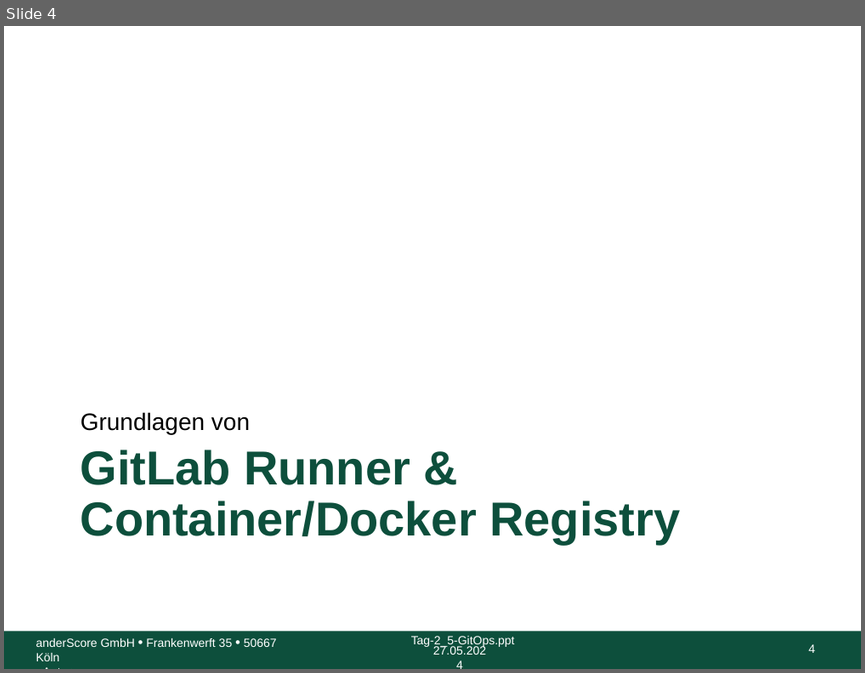
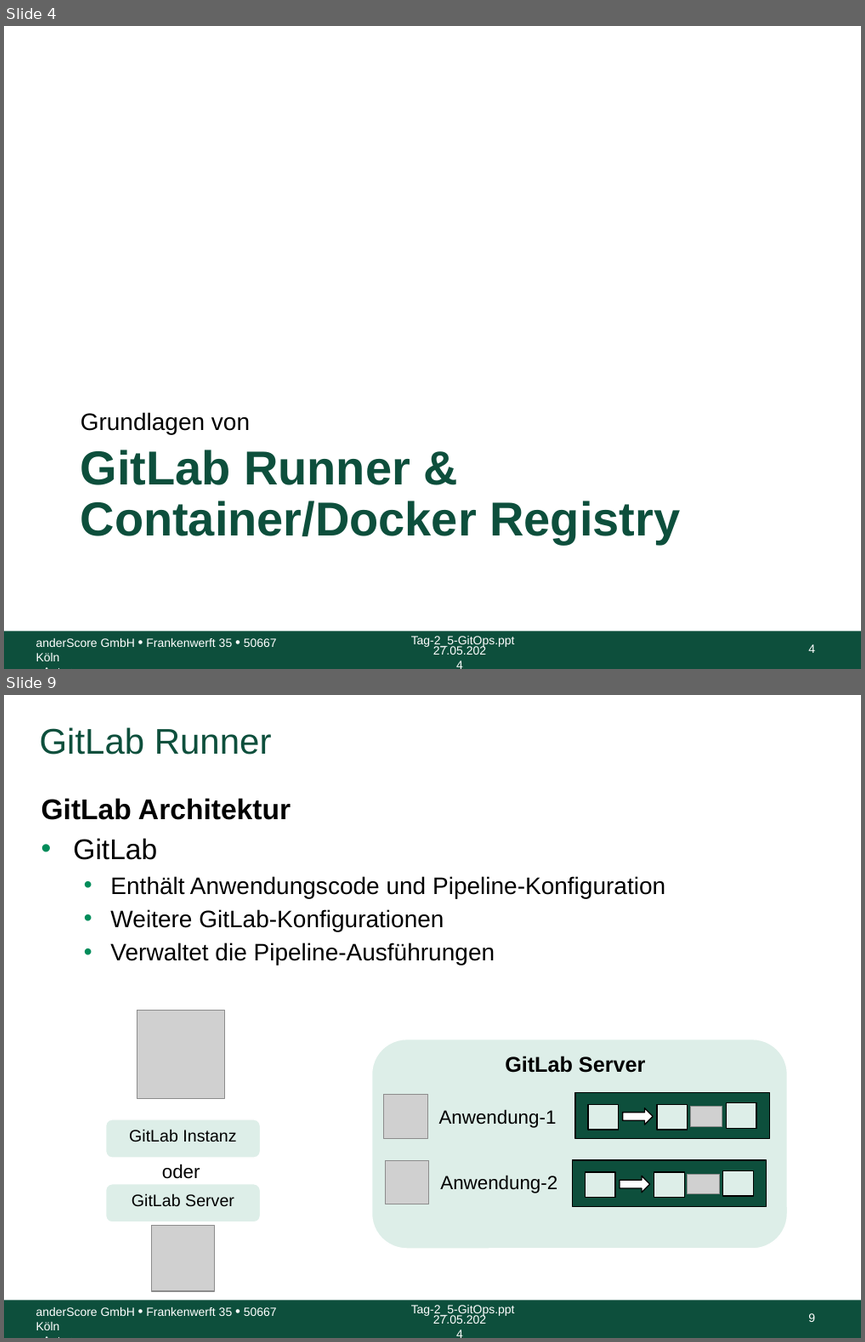
Before and after one commit to anderscore-gmbh/gitlab, a slide deck: slides/Tag-3_2-GitLab-Runner-Container-Registry.pptx. Shown one above the other, each under a label of ours: slide 4 before the commit, slides 4 and 9 after it; the slides between them are not shown. The pictures are 865x673 and 865x1342 pixels, drawn with LibreOffice and Linux fonts; fonts in the diff are those of the drawing; grey boxes stand for pictures; background and template pictures are left out. Boxes give left, top, right and bottom in pixels: in the first picture for what was removed or moved away, otherwise in the second. Text is boxed around its words. In the diff, an @@ line names an element or a change of style, - is before the commit and + after.

```diff
--- a/slides/Tag-3_2-GitLab-Runner-Container-Registry.pptx
+++ b/slides/Tag-3_2-GitLab-Runner-Container-Registry.pptx
@@ slide 9 added at (4,695,861,1338), background #FFFFFF; not listed: 5 template elements that a slide beside it also shows @@
@@ title added at (40,727,272,755), 30 pt, text #0D4F3C @@
+GitLab Runner
@@ text added at (41,798,665,964), 20 pt, text #000000 @@
+GitLab Architektur
+• GitLab
+  • Enthält Anwendungscode und Pipeline-Konfiguration
+  • Weitere GitLab-Konfigurationen
+  • Verwaltet die Pipeline-Ausführungen
@@ picture added at (137,1010,224,1098) @@
@@ rounded rectangle added at (371,1038,787,1247), fill #DDEEE8, outline #FFFFFF 1 pt @@
@@ text added at (505,1055,645,1072), 18 pt, text #000000, bold @@
+GitLab Server
@@ picture added at (384,1095,427,1138) @@
@@ rectangle added at (575,1093,770,1139), fill #0D4F3C, outline #000000 1 pt @@
@@ rounded rectangle added at (106,1119,260,1157), fill #DDEEE8, outline #FFFFFF 1 pt, 14 pt, text #000000 @@
+GitLab Instanz
@@ text added at (439,1109,556,1128), 16 pt, text #000000 @@
+Anwendung-1
@@ rectangle added at (587,1105,618,1129), fill #DDEEE8, outline #000000 1 pt @@
@@ right arrow added at (623,1108,653,1124), fill #FFFFFF, outline #000000 1 pt @@
@@ rectangle added at (657,1105,687,1129), fill #DDEEE8, outline #000000 1 pt @@
@@ picture added at (690,1106,722,1126) @@
@@ rectangle added at (726,1103,756,1128), fill #DDEEE8, outline #000000 1 pt @@
@@ text added at (162,1163,200,1179), 16 pt, text #000000 @@
+oder
@@ picture added at (386,1160,429,1204) @@
@@ text added at (440,1174,557,1193), 16 pt, text #000000 @@
+Anwendung-2
@@ rectangle added at (572,1160,766,1207), fill #0D4F3C, outline #000000 1 pt @@
@@ rectangle added at (585,1172,615,1197), fill #DDEEE8, outline #000000 1 pt @@
@@ right arrow added at (619,1175,649,1192), fill #FFFFFF, outline #000000 1 pt @@
@@ rectangle added at (654,1172,684,1197), fill #DDEEE8, outline #000000 1 pt @@
@@ picture added at (687,1174,719,1194) @@
@@ rectangle added at (723,1170,753,1196), fill #DDEEE8, outline #000000 1 pt @@
@@ rounded rectangle added at (106,1184,260,1222), fill #DDEEE8, outline #FFFFFF 1 pt, 14 pt, text #000000 @@
+GitLab Server
@@ picture added at (151,1225,214,1292) @@
```
Also in this commit, not shown: 1 slide changed, 13 other slides added, 1 slide removed, 10 other files.
